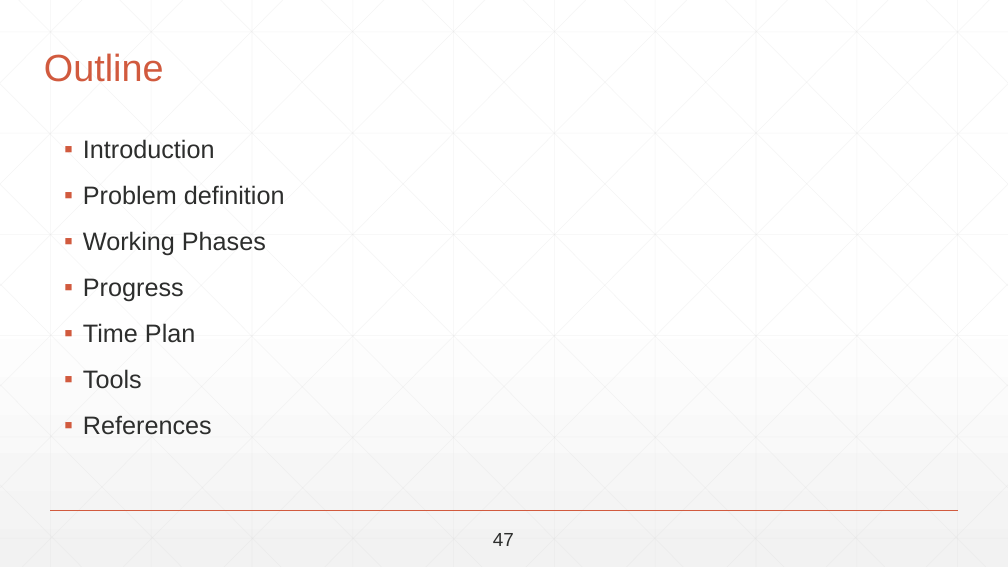
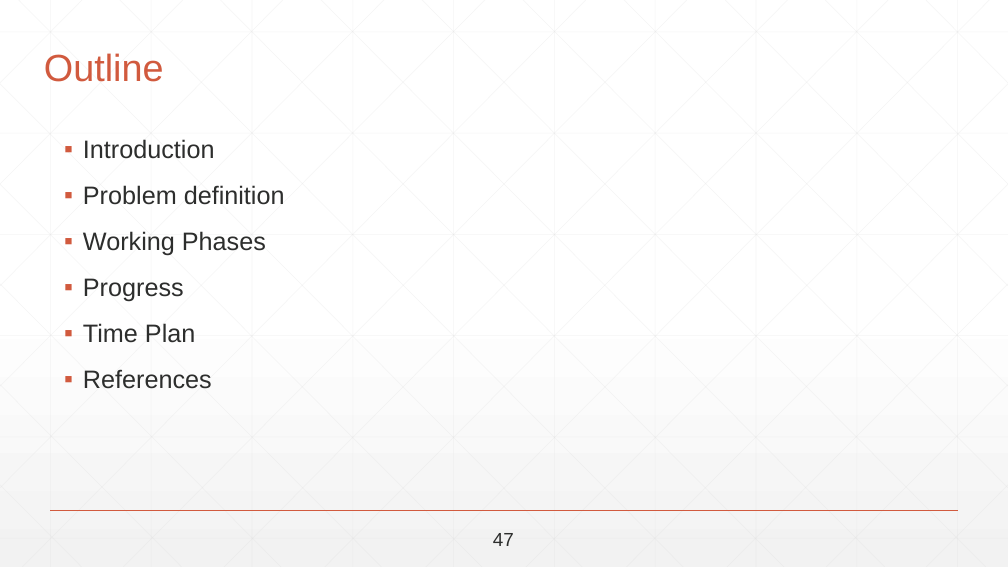
Before and after one commit to abdallahshaaban/Visual-Question-Answering, a slide deck: slide 68 of Second Seminar/Visual-QA-Second-Seminar-2017.pptx (slide 70 before the commit). Drawn at 1008x567 pixels with LibreOffice and Linux fonts; fonts in the diff are those of the drawing. Boxes give left, top, right and bottom in pixels: in the first picture for what was removed or moved away, otherwise in the second. Text is boxed around its words. In the diff, an @@ line names an element or a change of style, - is before the commit and + after.

```diff
--- a/Second Seminar/Visual-QA-Second-Seminar-2017.pptx
+++ b/Second Seminar/Visual-QA-Second-Seminar-2017.pptx
@@ text at bbox=[83, 369, 142, 389]: paragraph removed @@
-▪ Tools
```
Also in this commit, not shown: 47 other slides changed, 2 slides removed.
